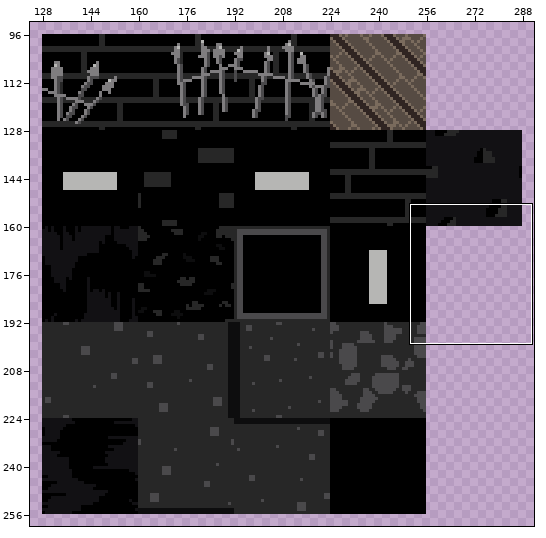
Two versions of one pixel-art file, AsepriteAssets/StreetTileset.aseprite. The first picture is a wide view before the edit; the outline marks the close-up.
Close-up. Before the commit:
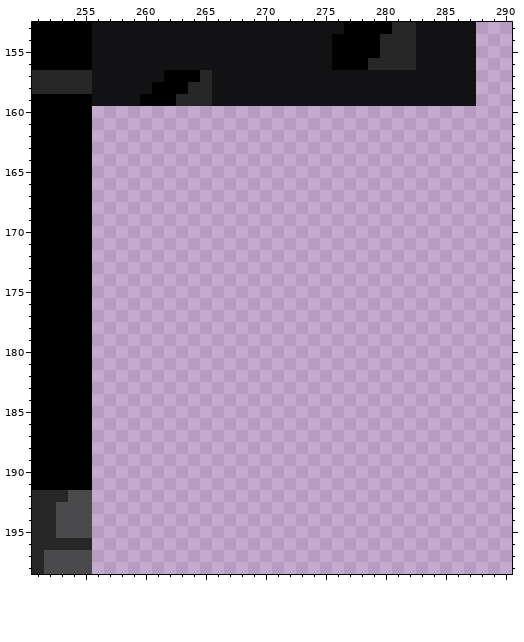
384x384 pixels, 1 frame. Colours within 5 levels of each other are drawn and written as one. Shown: x 251..290, y 153..198. The wide view leaves out empty margins.
Now the later version:
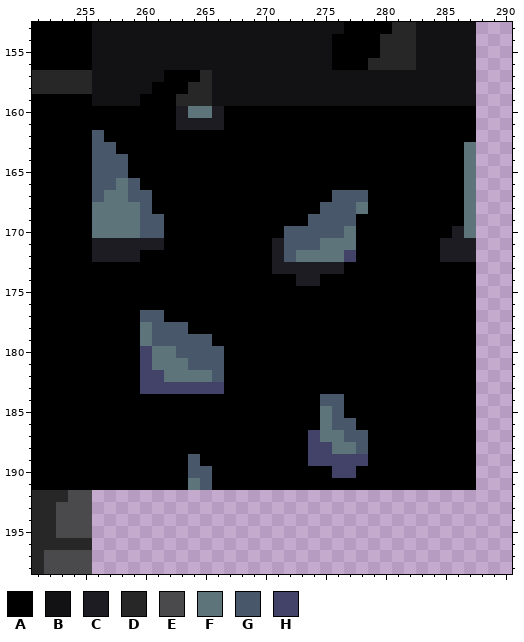
Palette (. is transparent): A #000000  B #121114  C #1c1c22  D #272727  E #4a494b  F #5d757a  G #49576a  H #43436a
Change:
Colour A now appears in rows 160 to 161 at x 256 to 262 and 267 to 287; in row 162 at x 257 to 287; in row 163 at x 258 to 286; in rows 164 to 165 at x 259 to 286; in row 166 at x 260 to 286; in row 167 at x 261 to 275 and 279 to 286.
Colour A now appears in row 168 at x 261 to 274 and 279 to 286; in row 169 at x 262 to 273 and 278 to 286; in row 170 at x 262 to 271 and 278 to 285; in row 171 at x 262 to 270 and 278 to 284; in row 172 at x 260 to 270 and 278 to 284; in row 173 at x 256 to 270 and 277 to 287.
Colour A now appears in row 174 at x 256 to 272 and 275 to 287; in rows 175 to 176 at x 256 to 287; in row 177 at x 256 to 259 and 262 to 287; in row 178 at x 256 to 259 and 264 to 287; in row 179 at x 256 to 259 and 266 to 287; in rows 180 to 183 at x 256 to 259 and 267 to 287.
Colour A now appears in rows 184 to 185 at x 256 to 274 and 277 to 287; in row 186 at x 256 to 274 and 278 to 287; in rows 187 to 188 at x 256 to 273 and 279 to 287; in row 189 at x 256 to 263, 265 to 273 and 279 to 287; in row 190 at x 256 to 263, 266 to 275 and 278 to 287; in row 191 at x 256 to 263 and 266 to 287.
Colour C now appears in row 160 at x 263 and 266; in row 161 at x 263 to 266; in row 170 at x 286; in row 171 at x 256 to 261, 271 and 285 to 287; in row 172 at x 256 to 259, 271 and 285 to 287; in row 173 at x 271 to 276.
Colour C now appears in row 174 at x 273 to 274.
Colour F now appears in row 160 at x 264 to 265; in rows 163 to 165 at x 287; in row 166 at x 258 and 287; in row 167 at x 257 to 258 and 287; in row 168 at x 256 to 259, 278 and 287; in row 169 at x 256 to 259 and 287.
Colour F now appears in row 170 at x 256 to 259, 277 and 287; in row 171 at x 275 to 277; in row 172 at x 273 to 276; in rows 178 to 179 at x 260; in row 180 at x 261 to 262; in row 181 at x 261 to 263.
Colour F now appears in row 182 at x 262 to 265; in rows 185 to 186 at x 275; in row 187 at x 275 to 276; in row 188 at x 276 to 277; in row 191 at x 264.
Colour G now appears in row 162 at x 256; in row 163 at x 256 to 257; in rows 164 to 165 at x 256 to 258; in row 166 at x 256 to 257 and 259; in row 167 at x 256, 259 to 260 and 276 to 278; in row 168 at x 260 and 275 to 277.
Colour G now appears in row 169 at x 260 to 261 and 274 to 277; in row 170 at x 260 to 261 and 272 to 276; in row 171 at x 272 to 274; in row 172 at x 272; in row 177 at x 260 to 261; in row 178 at x 261 to 263.
Colour G now appears in row 179 at x 261 to 265; in row 180 at x 263 to 266; in row 181 at x 264 to 266; in row 182 at x 266; in row 184 at x 275 to 276; in row 185 at x 276.
Colour G now appears in row 186 at x 276 to 277; in row 187 at x 277 to 278; in row 188 at x 278; in row 189 at x 264; in row 190 at x 264 to 265; in row 191 at x 265.
Colour H now appears in row 172 at x 277; in rows 180 to 181 at x 260; in row 182 at x 260 to 261; in row 183 at x 260 to 266; in row 187 at x 274; in row 188 at x 274 to 275.
Colour H now appears in row 189 at x 274 to 278; in row 190 at x 276 to 277.
